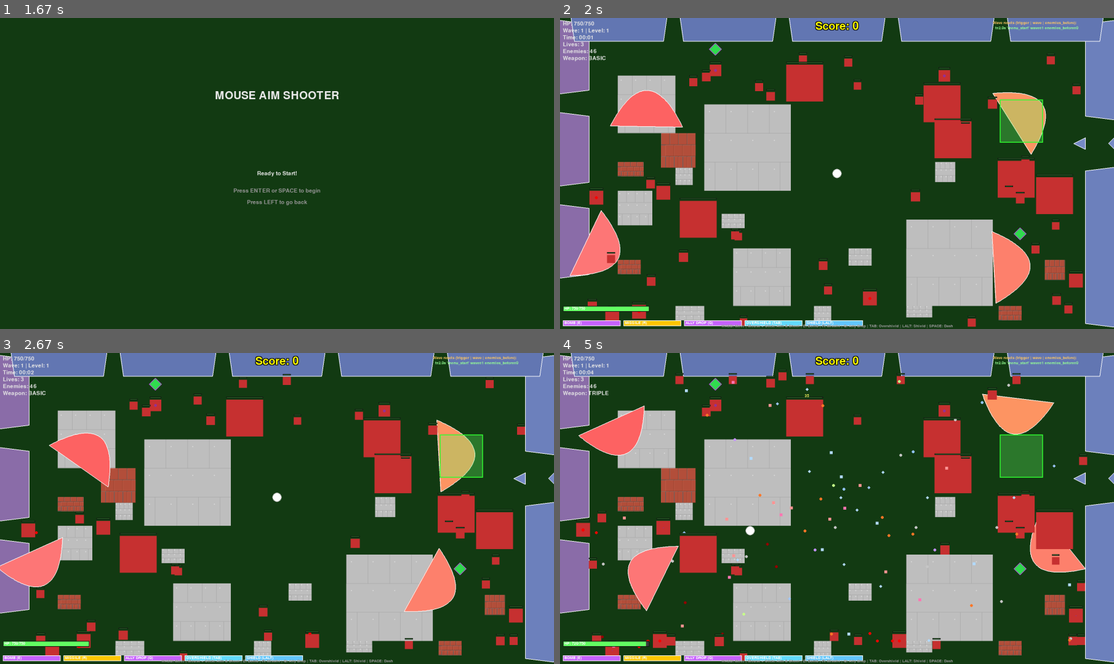
Above: before the commit, frames 1-4 (two rows, left to right).
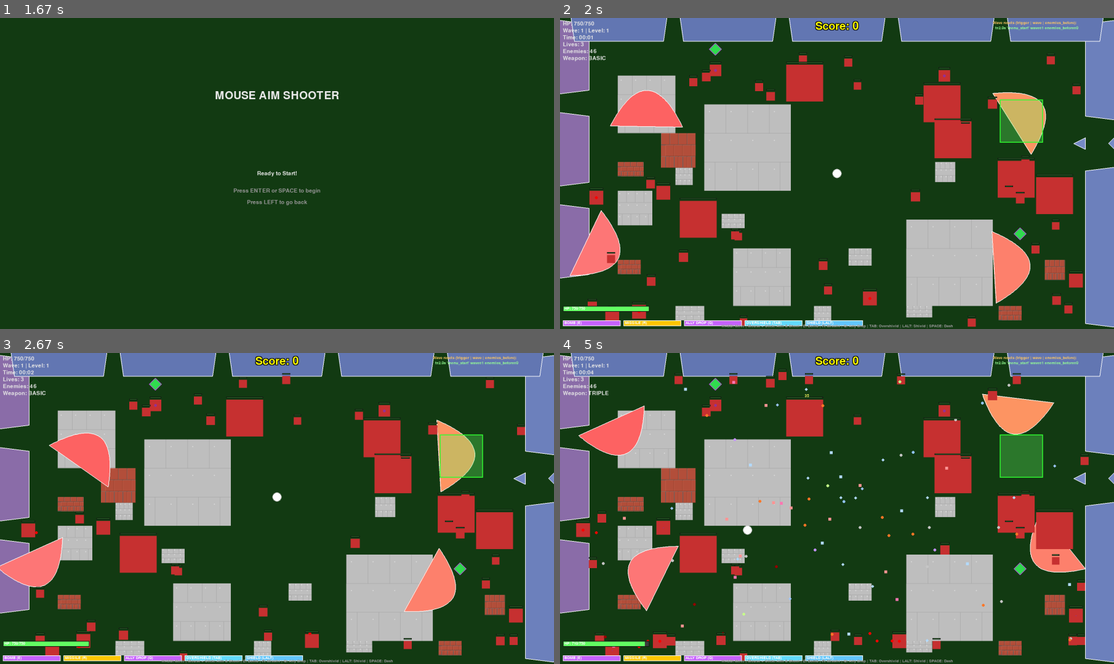
Above: after the commit, the same moments.

Repository: t-b-341/python-project---gpt_cursor-assisted
Game: pygame game, started from game.py
The game is run twice, just before and just after one commit, with the same random seed, the same clock (stepped at 60 frames per second) and the same inputs.
Inputs (mouse positions are in pixels of both pictures, inside the frame that each line leads up to):
- Up to frame 1 (1.67 s): hold Enter 0.33-0.8 s; hold Right 0.33-0.8 s; hold Space 0.88-1.35 s; hold Right 0.88-1.35 s; hold Enter from 1.43 s (still down); hold Right from 1.43 s (still down)
- Up to frame 2 (2 s): release Enter at 1.9 s; release Right at 1.9 s; hold Space from 1.98 s (still down); hold Left from 1.98 s (still down)
- Up to frame 3 (2.67 s): release Space at 2.52 s; release Left at 2.52 s; tap Space at 2.55 s
- Up to frame 4 (5 s): click "Wave: 1 | Level: 1" at 2.93 s; hold A 3.22-3.75 s; move the mouse to (920, 399) at 3.25 s; tap Space at 3.28, 3.58, 3.85, 4.18, 4.48, 4.62 s; hold S 3.78-4.08 s; tap 1 at 3.93 s; hold A 4.12-4.52 s; hold W 4.55-4.92 s; hold D from 4.95 s (still down)

Frame 1 is identical in both runs. In frame 2, less than 0.1% of the frame differs, in the area x 8-88%, y 23-92%; in frame 3, 0.2%; in frame 4, 0.8%, in the area x 2-96%, y 1-96%.

Commit message:
frame timing

Diff:
--- a/game.py
+++ b/game.py
@@ -348,13 +348,77 @@
     # Initialize high scores database
     init_high_scores_db()
 
-    # Main loop with safe shutdown
+    # Fixed-step simulation: deterministic updates, robust to frame spikes
+    FPS = 60
+    FIXED_DT = 1.0 / 60.0
+    MAX_SIMULATION_STEPS = 6  # cap to avoid spiral of death when dt is large
+    simulation_accumulator = 0.0
+
+    def _update_simulation(sim_dt: float, gs: GameState, app_ctx: AppContext) -> None:
+        """Run one fixed timestep of gameplay (timers, movement, collision, spawn, AI)."""
+        gs.player_time_since_shot += sim_dt
+        gs.laser_time_since_shot += sim_dt
+        gs.grenade_time_since_used += sim_dt
+        gs.missile_time_since_used += sim_dt
+        gs.jump_cooldown_timer += sim_dt
+        gs.jump_timer += sim_dt
+        gs.overshield_recharge_timer += sim_dt
+        if gs.overshield > 0:
+            gs.armor_drain_timer = getattr(gs, "armor_drain_timer", 0.0) + sim_dt
+            while gs.armor_drain_timer >= 0.5 and gs.overshield > 0:
+                gs.overshield = max(0, gs.overshield - 50)
+                gs.armor_drain_timer -= 0.5
+        else:
+            gs.armor_drain_timer = 0.0
+        if gs.shield_active:
+            gs.shield_duration_remaining -= sim_dt
+        gs.shield_cooldown_remaining -= sim_dt
+        gs.shield_recharge_timer += sim_dt
+        gs.ally_drop_timer += sim_dt
+        gs.ally_command_timer = max(0.0, getattr(gs, "ally_command_timer", 0.0) - sim_dt)
+        gs.teleporter_cooldown = max(0.0, getattr(gs, "teleporter_cooldown", 0.0) - sim_dt)
+        gs.fire_rate_buff_t += sim_dt
+        gs.pos_timer += sim_dt
+        gs.continue_blink_t += sim_dt
+        for dmg_num in gs.damage_numbers[:]:
+            dmg_num["timer"] -= sim_dt
+            if dmg_num["timer"] <= 0:
+                gs.damage_numbers.remove(dmg_num)
+        for msg in gs.weapon_pickup_messages[:]:
+            msg["timer"] -= sim_dt
+            if msg["timer"] <= 0:
+                gs.weapon_pickup_messages.remove(msg)
+        if gs.shield_active and gs.shield_duration_remaining <= 0.0:
+            gs.shield_active = False
+            gs.shield_cooldown_remaining = gs.shield_cooldown
+            gs.shield_recharge_timer = 0.0
+        if gs.is_jumping:
+            gs.jump_timer += sim_dt
+            if gs.jump_timer >= jump_duration:
+                gs.is_jumping = False
+                gs.jump_velocity = pygame.Vector2(0, 0)
+        if gs.level:
+            update_hazard_obstacles(sim_dt, gs.level.hazard_obstacles, gs.current_level, app_ctx.width, app_ctx.height)
+        for entity in gs.enemies:
+            if hasattr(entity, "update"):
+                entity.update(sim_dt, gs)
+        for entity in gs.friendly_ai:
+            if hasattr(entity, "update"):
+                entity.update(sim_dt, gs)
+        for msg in gs.enemy_defeat_messages[:]:
+            msg["timer"] -= sim_dt
+            if msg["timer"] <= 0:
+                gs.enemy_defeat_messages.remove(msg)
+        update_pickup_effects(sim_dt, gs)
+        movement_update(gs, sim_dt)
+        collision_update(gs, sim_dt)
+        spawn_update(gs, sim_dt)
+        ai_update(gs, sim_dt)
+
     running = True
-    FPS = 60
-
     try:
         while running:
-            dt = ctx.clock.tick(FPS) / 1000.0  # Delta time in seconds
+            dt = ctx.clock.tick(FPS) / 1000.0  # Wall-clock delta for this frame
             game_state.run_time += dt
             game_state.survival_time += dt
 
@@ -767,95 +831,17 @@
                 }
                 handle_gameplay_input(events, game_state, gameplay_input_ctx)
 
-                # Update timers
-                game_state.player_time_since_shot += dt
-                game_state.laser_time_since_shot += dt
-                game_state.grenade_time_since_used += dt
-                game_state.missile_time_since_used += dt
-                game_state.jump_cooldown_timer += dt
-                game_state.jump_timer += dt
-                game_state.overshield_recharge_timer += dt
-                # Armor drains 50 HP every 0.5s; drain stops when armor hits zero; bar hidden when 0
-                if game_state.overshield > 0:
-                    game_state.armor_drain_timer = getattr(game_state, "armor_drain_timer", 0.0) + dt
-                    while game_state.armor_drain_timer >= 0.5 and game_state.overshield > 0:
-                        game_state.overshield = max(0, game_state.overshield - 50)
-                        game_state.armor_drain_timer -= 0.5
-                else:
-                    game_state.armor_drain_timer = 0.0
-                # Only decrement shield duration when shield is active
-                if game_state.shield_active:
-                    game_state.shield_duration_remaining -= dt
-                game_state.shield_cooldown_remaining -= dt
-                game_state.shield_recharge_timer += dt
-                game_state.ally_drop_timer += dt
-                game_state.ally_command_timer = max(0.0, getattr(game_state, "ally_command_timer", 0.0) - dt)
-                game_state.teleporter_cooldown = max(0.0, getattr(game_state, "teleporter_cooldown", 0.0) - dt)
-                game_state.fire_rate_buff_t += dt
-                game_state.pos_timer += dt
-                continue_blink_t += dt
-
-                # Update damage number timers
-                for dmg_num in game_state.damage_numbers[:]:
-                    dmg_num["timer"] -= dt
-                    if dmg_num["timer"] <= 0:
-                        game_state.damage_numbers.remove(dmg_num)
-
-                # Update weapon pickup message timers
-                for msg in game_state.weapon_pickup_messages[:]:
-                    msg["timer"] -= dt
-                    if msg["timer"] <= 0:
-                        game_state.weapon_pickup_messages.remove(msg)
-
-                # Update shield
-                if game_state.shield_active:
-                    if game_state.shield_duration_remaining <= 0.0:
-                        game_state.shield_active = False
-                        game_state.shield_cooldown_remaining = game_state.shield_cooldown
-                        game_state.shield_recharge_timer = 0.0
-
-                # Update jump/dash
-                if game_state.is_jumping:
-                    game_state.jump_timer += dt
-                    if game_state.jump_timer >= jump_duration:
-                        game_state.is_jumping = False
-                        game_state.jump_velocity = pygame.Vector2(0, 0)
-
-                # Update hazard obstacles
-                if game_state.level:
-                    update_hazard_obstacles(dt, game_state.level.hazard_obstacles, game_state.current_level, ctx.width, ctx.height)
-
-                # Unified entity update (Enemy/Friendly call no-op update by default; hook for future logic)
-                for entity in game_state.enemies:
-                    if hasattr(entity, "update"):
-                        entity.update(dt, game_state)
-                for entity in game_state.friendly_ai:
-                    if hasattr(entity, "update"):
-                        entity.update(dt, game_state)
-
-                # Hazard–enemy collision is in collision_system
-
-                # Update enemy defeat message timers
-                for msg in game_state.enemy_defeat_messages[:]:
-                    msg["timer"] -= dt
-                    if msg["timer"] <= 0:
-                        game_state.enemy_defeat_messages.remove(msg)
-
-                # Update pickup effects
-                update_pickup_effects(dt, game_state)
-
-                # Movement/collision/ai (input already applied by handle_gameplay_input)
-                movement_update(game_state, dt)
-                collision_update(game_state, dt)
-                spawn_update(game_state, dt)
-                ai_update(game_state, dt)
-                state = game_state.current_screen  # pick up transitions (e.g. game over -> name input, victory)
-
-                # Laser beam collisions are in collision_system
-                # Enemy AI (targeting, queen shield/missiles, suicide, reflector, shooting) is in ai_system.update()
-
-                # Bullet/projectile, pickups, health zone, friendly projs, grenades, missiles: collision_system
-                # Wave timers and next-wave start (including victory) are in spawn_system.update()
+                # Fixed-step simulation: run one or more steps with FIXED_DT
+                simulation_accumulator += dt
+                steps = 0
+                while simulation_accumulator >= FIXED_DT and steps < MAX_SIMULATION_STEPS:
+                    _update_simulation(FIXED_DT, game_state, ctx)
+                    simulation_accumulator -= FIXED_DT
+                    steps += 1
+                # Optional: for future render interpolation (smooth between steps)
+                setattr(game_state, "simulation_interpolation", simulation_accumulator / FIXED_DT if FIXED_DT else 0.0)
+                continue_blink_t = game_state.continue_blink_t
+                state = game_state.current_screen
 
             # Rendering
             theme = level_themes.get(game_state.current_level, level_themes[1])
